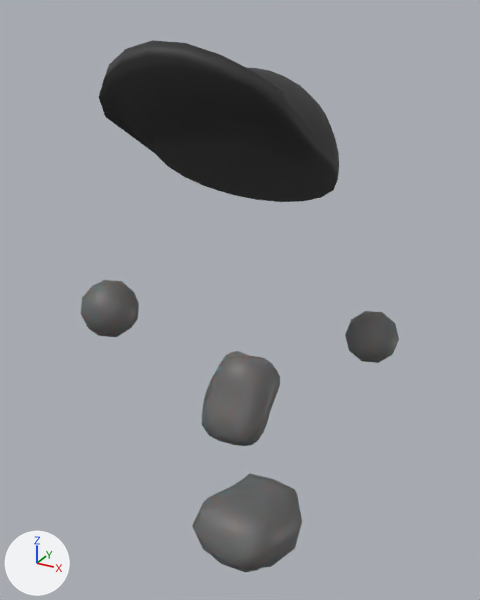
The Blender file Assets/leijapoika.blend, before and after one commit.
Before and after are seen from a 50 mm lens placed at (3.75, -6.95, 3.12), pointed at (0.1, -0.32, -0.19). Arrows for +X, +Y and +Z are at lower left; the lights stay in place.

In view in the first picture: 'Hand L', 'Hand R', 'Leg L', 'Leg R', 'Sphere'.
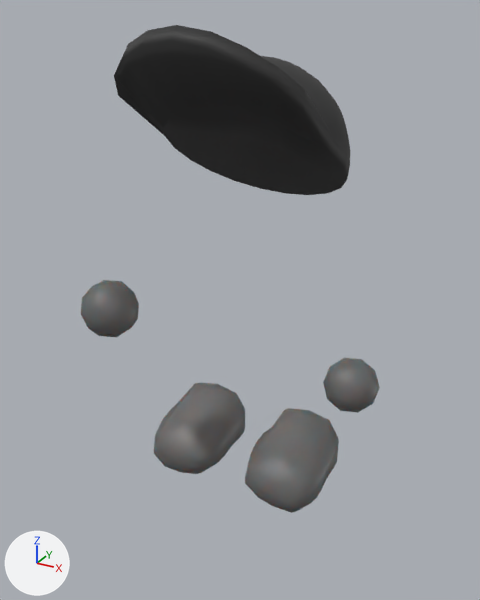
Pixel boxes (x1, y1, x2, y2) of what changed, in the pictures (480 x 600 px):
'Sphere', moved, turned
    before: (99, 40, 339, 202)
    after: (114, 25, 350, 195)
'Leg L', moved, turned
    before: (192, 474, 302, 573)
    after: (245, 408, 339, 513)
'Leg R', moved, turned
    before: (202, 351, 280, 446)
    after: (154, 383, 245, 474)
'Hand L', moved
    before: (345, 311, 399, 363)
    after: (323, 358, 380, 413)

The change, as a list of edits to the scene's bpy script:
```text
Change ob_leg_l:
    ob_leg_l.location: (0.11, -1.48, -2.5) -> (0.0, 0.0, -2.6)
    ob_leg_l.rotation_euler: (0.964, 0.0, 0.0) -> (1.571, 0.0, 0.0)  # degrees (55, 0, 0) -> degrees (90, 0, 0)
Change ob_hand_l:
    ob_hand_l.location: (1.49, 0.76, -0.85) -> (1.49, 0.05, -1.2)
Change ob_sphere:
    ob_sphere.location: (-0.13, 0.21, 1.34) -> (0.0, 0.21, 1.47)
    ob_sphere.rotation_euler: (-0.615, -0.0972, 0.0) -> (-0.615, 0.0, 0.0)  # degrees (-35, -5.6, 0) -> degrees (-35, 0, 0)
Change ob_leg_r:
    ob_leg_r.location: (0.11, 1.02, -2.61) -> (0.0, 0.0, -2.6)
    ob_leg_r.rotation_euler: (2.248, 0.0, 0.0) -> (1.571, 0.0, 0.0)  # degrees (129, 0, 0) -> degrees (90, 0, 0)
```
